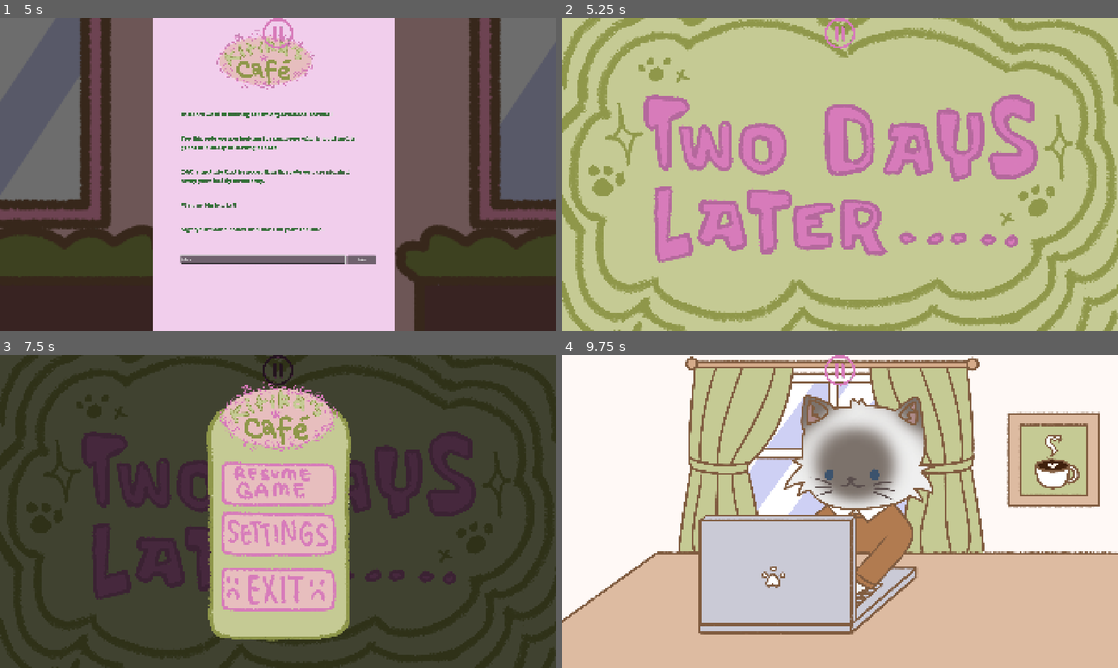
Above: before the commit, frames 1-4 (two rows, left to right).
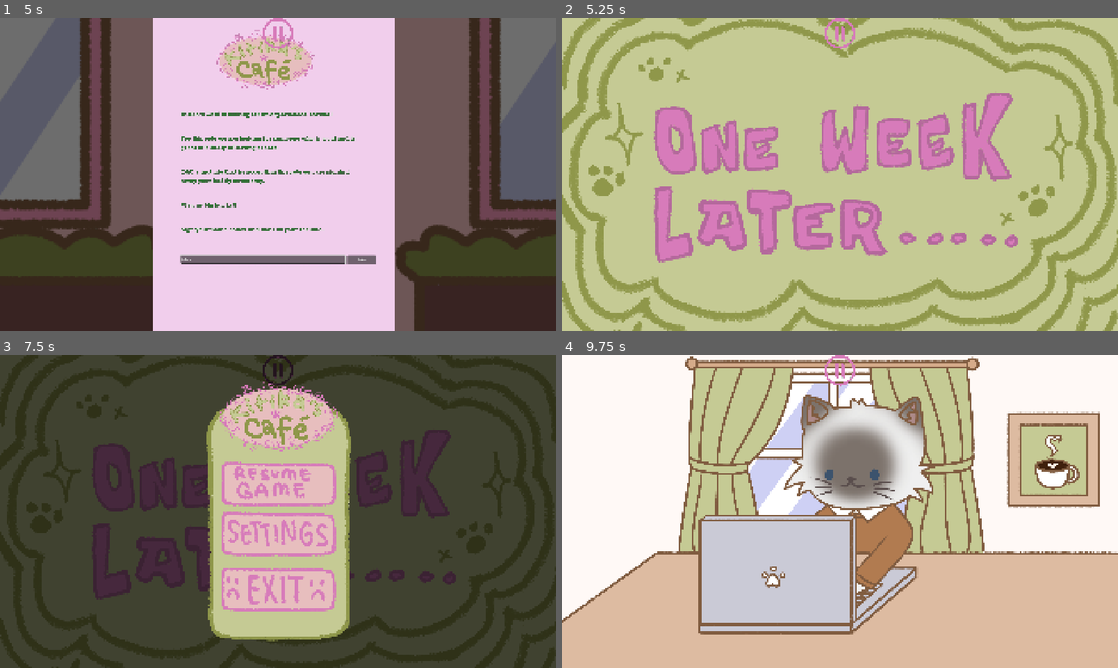
Above: after the commit, the same moments.

Repository: tabyrocket/kitikas-cafe
Game: Godot game, scene res://scenes/main_menu.tscn
Same seed, same stepped clock (60 frames per second), same inputs: the game is played once before the commit and once after it.
Inputs (mouse positions are in pixels of both pictures, inside the frame that each line leads up to):
- Up to frame 1 (5 s): click (278, 187) at 0.5 s; click (278, 208) at 1.25 s; click (278, 299) at 2 s; click (278, 208) at 2.75 s; click (278, 299) at 3.5 s; click (261, 259) at 4.27 s; type "Alex" at 4.35 s
- Up to frame 2 (5.25 s): click "Sign" at 5 s
- Up to frame 3 (7.5 s): click "Sign" at 5.75 s; click "Sign" at 6.5 s; click (278, 370) at 7.25 s
- Up to frame 4 (9.75 s): click (840, 483) at 8 s; tap Enter at 8.75 s; tap Space at 9.5 s

Frame 1 is identical in both runs. In frame 2, 9.0% of the frame differs, in the area x 14-86%, y 24-53%; in frame 3, 4.4%; in frame 4, nothing differs.

Commit message:
Transition timeframe

Diff:
--- a/kitikas-cafe/scenes/application_form.tscn
+++ b/kitikas-cafe/scenes/application_form.tscn
@@ -5,7 +5,7 @@
 [ext_resource type="Texture2D" uid="uid://c0nj788fe3nuo" path="res://assets/backgrounds/kitikas_cafe_outside_zoomed.png" id="2_2xomt"]
 [ext_resource type="FontFile" uid="uid://df6tqnr6ibu1k" path="res://assets/fonts/star-crush.regular.ttf" id="2_smwiq"]
 [ext_resource type="PackedScene" uid="uid://cmqrwb8pcfmok" path="res://scenes/UI.tscn" id="4_cktnt"]
-[ext_resource type="Texture2D" uid="uid://kttxpxn3fa7x" path="res://assets/backgrounds/twodayslater.png" id="4_makio"]
+[ext_resource type="Texture2D" uid="uid://cbbmgc5tas2lb" path="res://assets/backgrounds/oneweeklater.png" id="5_2xomt"]
 
 [node name="ApplicationForm" type="Control" unique_id=870412706]
 layout_mode = 3
@@ -90,7 +90,7 @@
 grow_horizontal = 2
 grow_vertical = 2
 mouse_filter = 2
-texture = ExtResource("4_makio")
+texture = ExtResource("5_2xomt")
 expand_mode = 1
 stretch_mode = 5
 
Binary file added: kitikas-cafe/assets/backgrounds/oneweeklater.png
Not shown, added: kitikas-cafe/assets/backgrounds/oneweeklater.png.import
